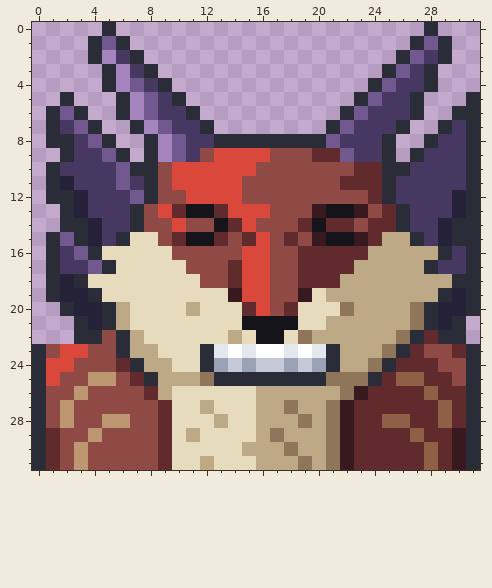
Pixel-art file, stored at ui/sprites/portraits/frondland_felidar_pain.aseprite. Above is the file before it was changed.
32x32 pixels, 1 frame.
Once edited:
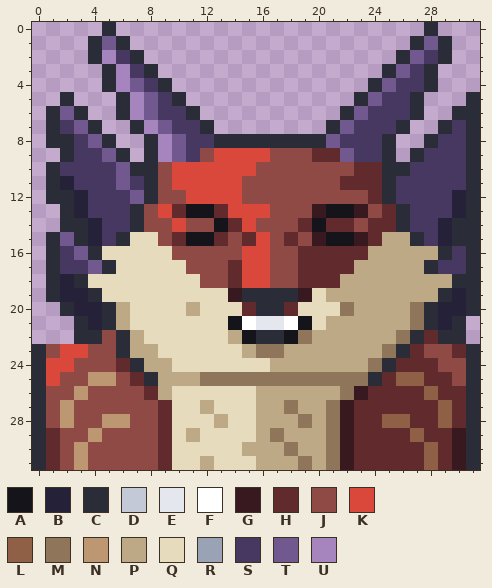
Palette (. is transparent): A #14141a  B #252138  C #2a2c38  D #c3c9d6  E #e4e7ee  F #ffffff  G #38191f  H #612b2e  J #8f4a45  K #d9483b  L #8f6045  M #8f755a  N #bd9771  P #bda986  Q #e6dcbd  R #9aa3b5  S #463861  T #71588f  U #a684bd
The exact change:
Colour Q becomes colour A in row 21 at x 14 and 19; in row 22 at x 15 and 18.
Colour A becomes colour C in row 22 at x 16 to 17.
Colour J becomes colour C in row 19 at x 17 to 18; in row 20 at x 17.
Colour K becomes colour C in row 19 at x 15 to 16; in row 20 at x 16.
Colour A becomes colour E in row 21 at x 16 to 17.
Colour A becomes colour F in row 21 at x 15 and 18.
Colour C becomes colour M in row 25 at x 13 to 20.
Colour F becomes colour M in row 23 at x 16 to 17.
Colour C becomes colour P in rows 23 to 24 at x 21.
Colour D becomes colour P in row 24 at x 17 and 19.
Colour E becomes colour P in row 23 at x 15, 18 and 20.
Colour F becomes colour P in row 23 at x 19.
Colour R becomes colour P in row 24 at x 18 and 20.
Colour C becomes colour Q in rows 23 to 24 at x 12.
Colour D becomes colour Q in row 24 at x 14 and 16.
Colour E becomes colour Q in row 23 at x 13.
Colour F becomes colour Q in row 23 at x 14.
Colour R becomes colour Q in row 24 at x 13 and 15.
Where, in picture pixels (left, top, right, bottom), the same in both pictures:
changed: (200, 288, 340, 386)
